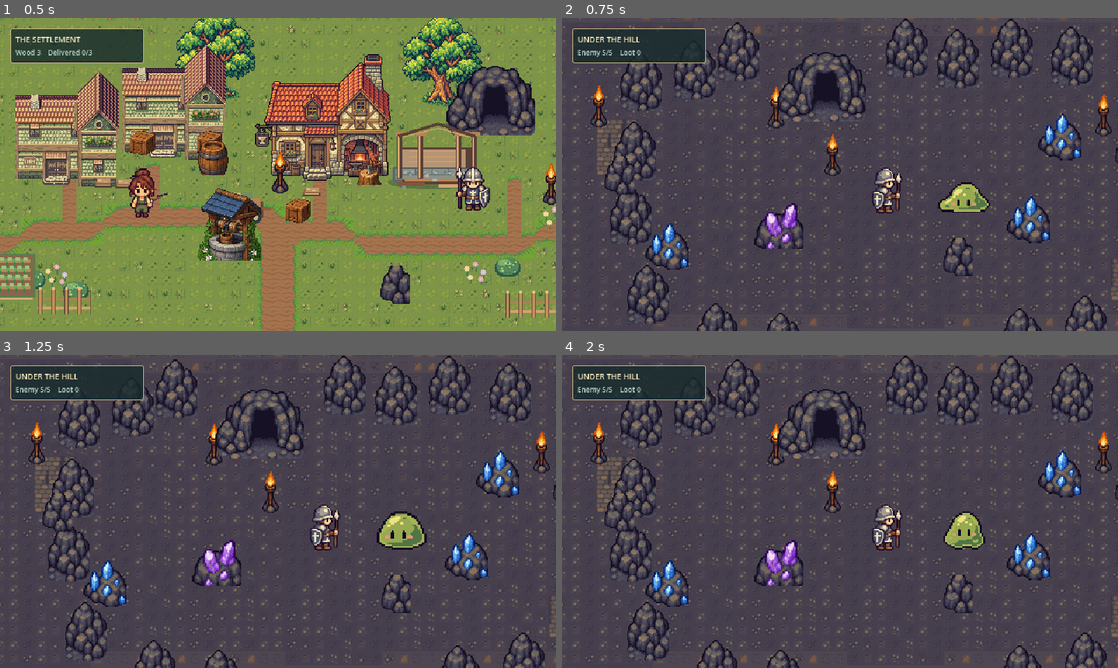
Above: before the commit, frames 1-4 (two rows, left to right).
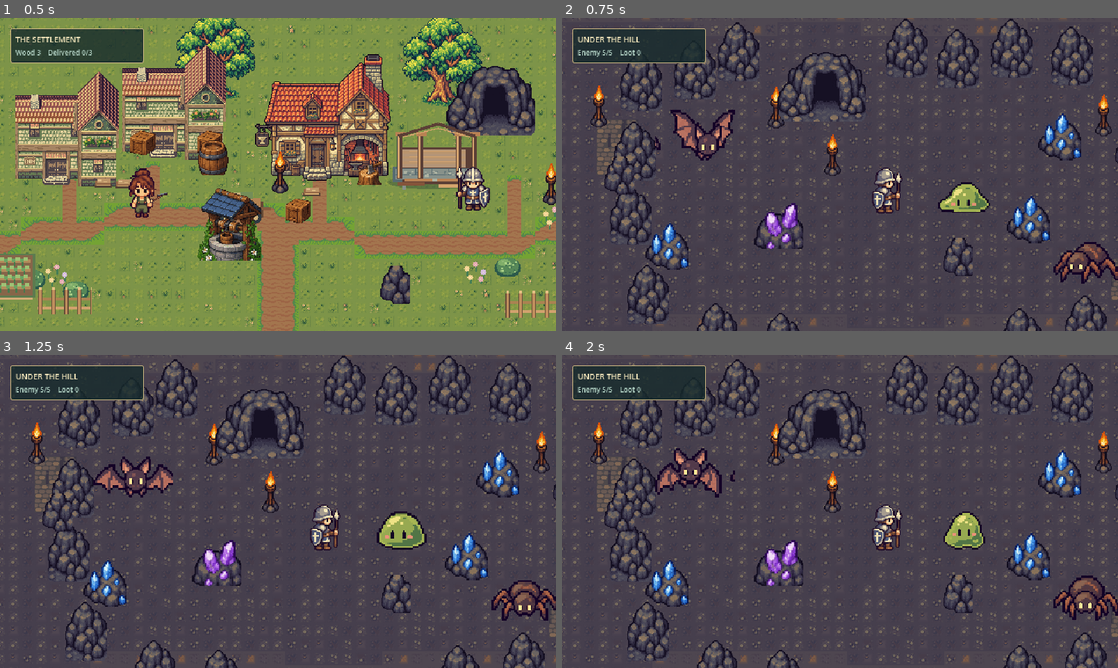
Above: after the commit, the same moments.

Repository: Stoffe101/PixelTown
Game: Godot game, scene res://scenes/main.tscn
Same seed, same stepped clock (60 frames per second), same inputs: the game is played once before the commit and once after it.
Inputs (mouse positions are in pixels of both pictures, inside the frame that each line leads up to):
- Up to frame 1 (0.5 s): no input
- Up to frame 2 (0.75 s): tap Enter at 0.5 s; move the mouse to (962, 158) at 0.52 s; tap Tab at 0.6 s; click (962, 158) at 0.67 s
- Up to frame 3 (1.25 s): tap Space at 0.77 s
- Up to frame 4 (2 s): drag from (728, 527) to (812, 574) at 1.27 s

Frame 1 is identical in both runs. In frame 2, 1.4% of the frame differs, in the area x 16-100%, y 29-85%; in frame 3, 1.4%; in frame 4, 1.5%.

Commit message:
art(cave): place existing animated bat and spider prefabs in playable chamber

Diff:
--- a/scenes/levels/cave_layout.tscn
+++ b/scenes/levels/cave_layout.tscn
@@ -2,6 +2,8 @@
 
 [ext_resource type="PackedScene" path="res://scenes/characters/Guard.tscn" id="guard_anim"]
 [ext_resource type="PackedScene" path="res://scenes/enemies/Slime.tscn" id="slime_anim"]
+[ext_resource type="PackedScene" path="res://scenes/enemies/Bat.tscn" id="ambient_bat"]
+[ext_resource type="PackedScene" path="res://scenes/enemies/Spider.tscn" id="ambient_spider"]
 [ext_resource type="Texture2D" path="res://assets/sprites/caves/cave_entrance.png" id="cave_entrance_new"]
 [ext_resource type="Texture2D" path="res://assets/sprites/caves/ore_blue.png" id="ore_blue_new"]
 [ext_resource type="Texture2D" path="res://assets/sprites/caves/ore_purple.png" id="ore_purple_new"]
@@ -296,3 +298,9 @@
 position = Vector2(535, 353)
 [node name="CaveRockNew" parent="Objects" instance=ExtResource("newrock")]
 position = Vector2(685, 468)
+
+[node name="AmbientBat" parent="Objects" instance=ExtResource("ambient_bat")]
+position = Vector2(385, 335)
+
+[node name="AmbientSpider" parent="Objects" instance=ExtResource("ambient_spider")]
+position = Vector2(836, 477)
--- a/tests/unit/editable_layout_test.gd
+++ b/tests/unit/editable_layout_test.gd
@@ -17,7 +17,7 @@
 			"Markers/CaveEntranceSpot", "Markers/GuardPost"]:
 		if village.get_node_or_null(path) == null:
 			issues.append("Village is missing editable node: " + path)
-	for path in ["EditorBackdrop", "PaintedTerrain", "Objects/MineralShrine", "Objects/Guard", "Objects/Slime",
+	for path in ["EditorBackdrop", "PaintedTerrain", "Objects/MineralShrine", "Objects/Guard", "Objects/Slime", "Objects/AmbientBat", "Objects/AmbientSpider",
 			"Markers/GuardPost", "Markers/EnemySpawn"]:
 		if cave.get_node_or_null(path) == null:
 			issues.append("Cave is missing editable node: " + path)
